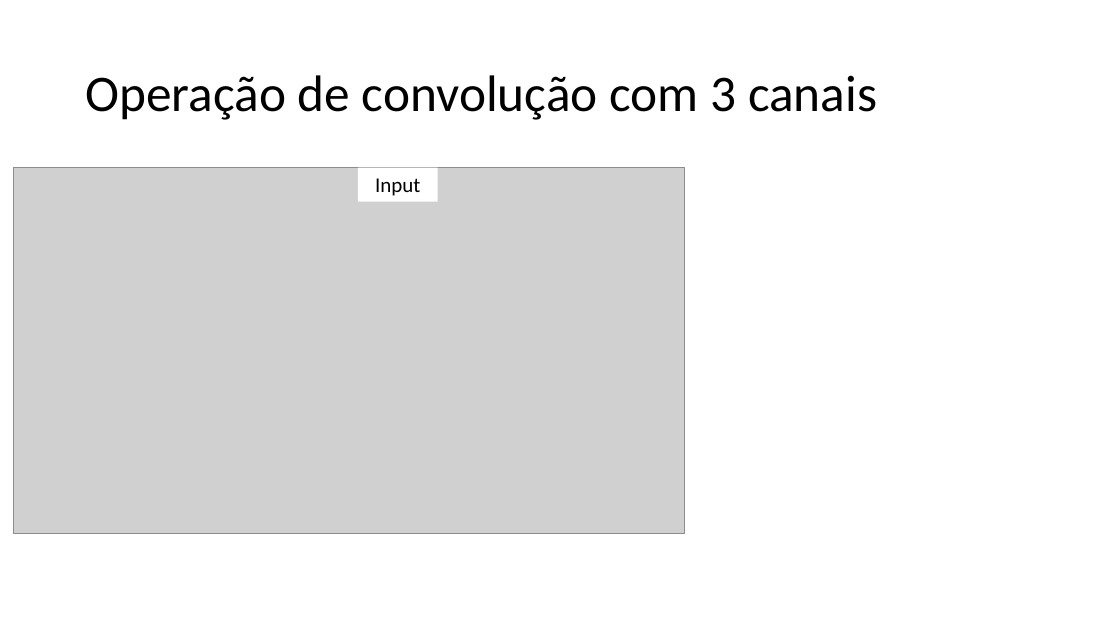
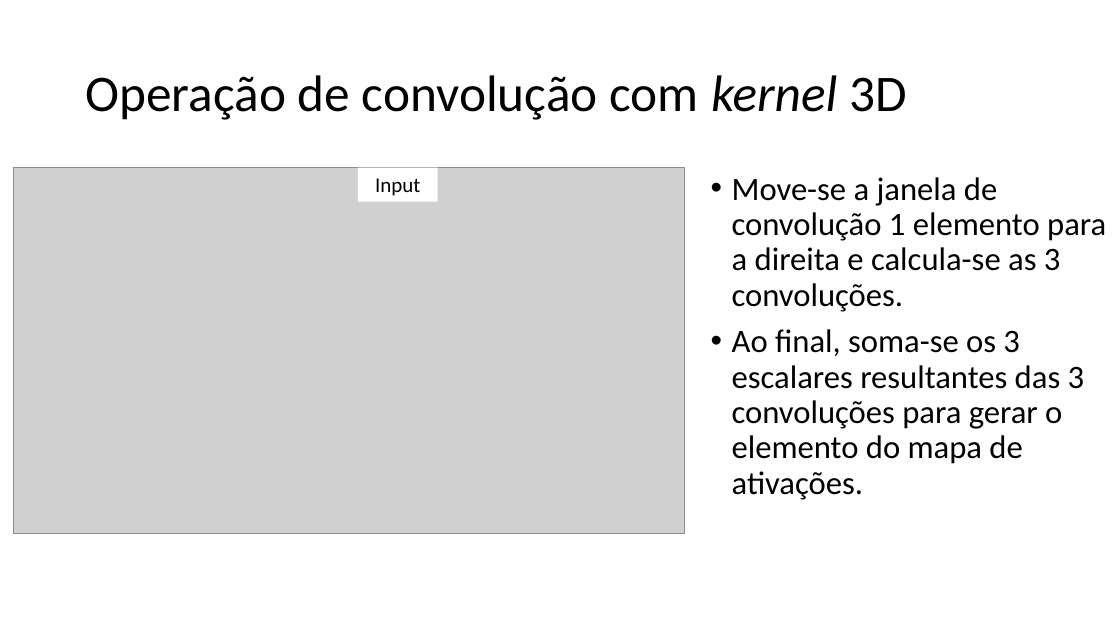
Before and after one commit to zz4fap/c24_inteligencia_artificial, a slide deck: slide 44 of slides/C24_CNN.pptx. Drawn at 1120x630 pixels with LibreOffice and Linux fonts; fonts in the diff are those of the drawing; grey boxes stand for pictures. Boxes give left, top, right and bottom in pixels: in the first picture for what was removed or moved away, otherwise in the second. Text is boxed around its words. In the diff, an @@ line names an element or a change of style, - is before the commit and + after.

```diff
--- a/slides/C24_CNN.pptx
+++ b/slides/C24_CNN.pptx
@@ title at <box>85,75,907,120</box>: text changed @@
-Operação de convolução com 3 canais
+Operação de convolução com kernel 3D
@@ text added at <box>732,177,1106,500</box>, 28 pt, text #000000 @@
+• Move-se a janela de convolução 1 elemento para a direita e calcula-se as 3 convoluções.
+• Ao final, soma-se os 3 escalares resultantes das 3 convoluções para gerar o elemento do mapa de ativações.
```
Also in this commit, not shown: 15 other slides changed.
